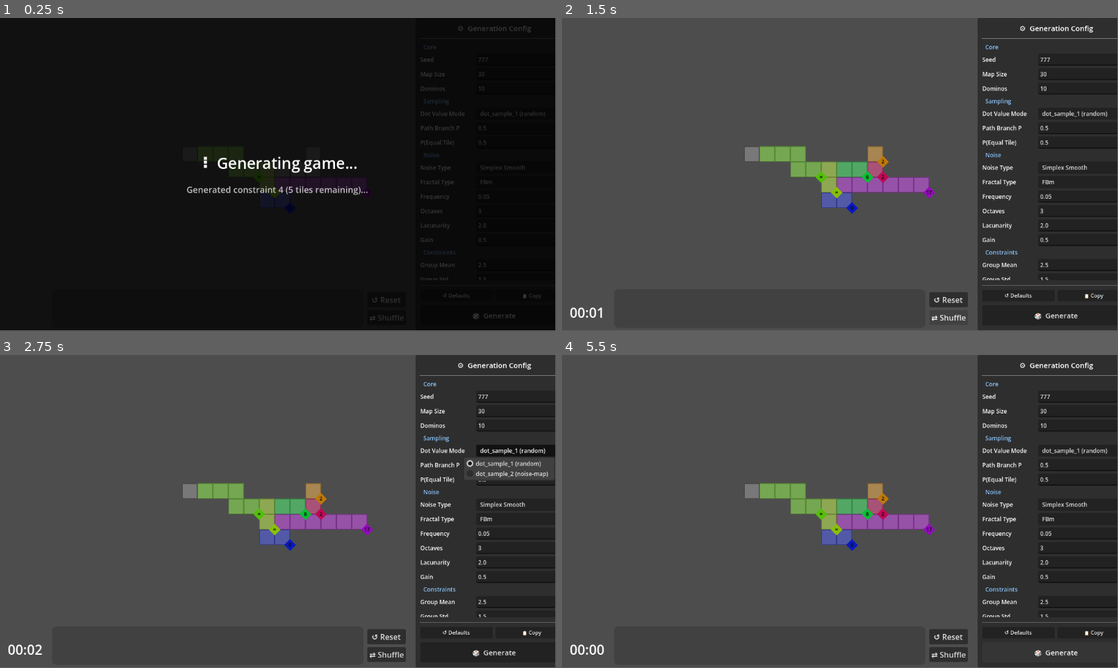
Above: before the commit, frames 1-4 (two rows, left to right).
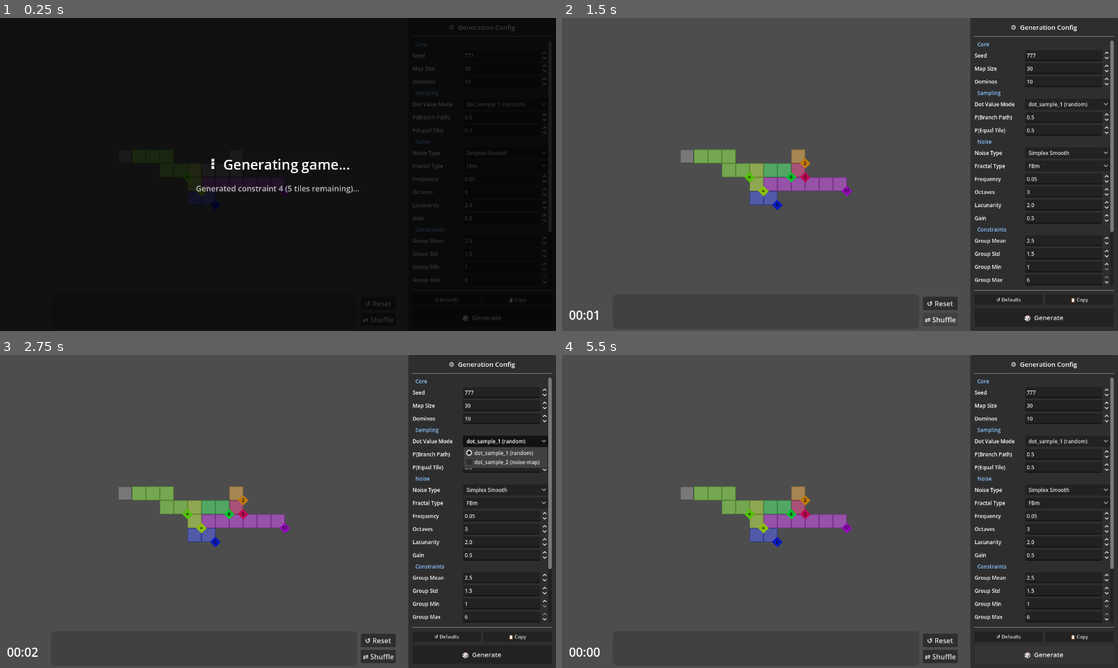
Above: after the commit, the same moments.

Repository: Javen-W/Ritz
Game: Godot game, scene res://game.tscn
Same seed, same stepped clock (60 frames per second), same inputs: the game is played once before the commit and once after it.
Inputs:
- Up to frame 1 (0.25 s): no input
- Up to frame 2 (1.5 s): click "📋 Copy" at 0.5 s; click "⇄ Shuffle" at 1.25 s
- Up to frame 3 (2.75 s): click "dot_sample_1 (random)" at 2 s
- Up to frame 4 (5.5 s): click "Simplex Smooth" at 2.75 s; click "FBm" at 3.5 s; click "↺ Defaults" at 4.25 s; click "🎲 Generate" at 5 s
In our replay, the window is 799x449 before the commit and 800x450 after it. These sizes can differ from the game's own. Grey fills any space a smaller window leaves; there, only what the larger window draws over its background counts as a difference.

The runs differ from the first frame. In frame 1, 2.3% of the frame differs, in the area x 32-99%, y 2-98%; in frame 2, 9.8%; in frame 3, 11%, in the area x 0-100%, y 0-100%; in frame 4, 9.9%.

Commit message:
fix: gen panel cut-off, label renames, camera offset, arrow-key focus conflict
- gen_panel.gd: increase PANEL_WIDTH 290→340 to prevent right-side cut-off
- gen_panel.gd: rename 'Path Branch P'→'P(Branch Path)', 'Skip Prob'→'P(Skip)'
- gen_panel.gd: JSON.stringify sort_keys=false to preserve insertion order
- domino_panel.gd: update GEN_PANEL_WIDTH constant to 340 to match
- project.godot: add display section with viewport 1280x720
- game.gd: offset camera right of centroid by half the gen panel width in
  world space so tiles appear centered in the usable (left) area
- game.gd: suppress arrow-key camera panning when a UI control has keyboard
  focus (gui_get_focus_owner() != null), preventing arrow keys from
  changing spinbox/field values AND moving the camera simultaneously

Co-authored-by: Copilot <223556219+Copilot@users.noreply.github.com>

Diff:
--- a/domino_panel.gd
+++ b/domino_panel.gd
@@ -11,7 +11,7 @@
 const PANEL_HEIGHT: float = 160.0
 const CORNER_RADIUS: float = 20.0
 # Reserve screen space for the always-visible GenPanel on the right
-const GEN_PANEL_WIDTH: float = 290.0
+const GEN_PANEL_WIDTH: float = 340.0
 
 var _bg: Polygon2D
 var _last_bg_width: float = 0.0
--- a/game.gd
+++ b/game.gd
@@ -145,15 +145,21 @@
 
 	await _generate_tiles_async()
 
-	# Refine camera center to the actual centroid of generated tiles
+	# Refine camera center to the actual centroid of generated tiles,
+	# shifted right so the centroid appears centered in the area left of the GenPanel.
 	if grid.size() > 0:
 		var centroid := Vector2.ZERO
 		for tile_pos: Vector2i in grid.keys():
 			centroid += Vector2(tile_pos) * 64.0
 		centroid /= float(grid.size())
-		camera_center = centroid
-		camera2d.global_position = centroid
-		print("Game: Camera centroid → %s" % centroid)
+		var vp_w := get_viewport().get_visible_rect().size.x
+		var gen_panel_w := float(GenPanel.PANEL_WIDTH)
+		# Usable area center is (vp_w - gen_panel_w)/2 from the left edge,
+		# while camera center is vp_w/2 — shift right by the difference.
+		var offset_x := gen_panel_w * 0.5 / camera2d.zoom.x
+		camera_center = centroid + Vector2(offset_x, 0.0)
+		camera2d.global_position = camera_center
+		print("Game: Camera set to %s (centroid %s + panel offset %.0fpx)" % [camera_center, centroid, gen_panel_w * 0.5])
 
 	GameSignalbus.emit_generation_update("Generating constraints...")
 	await get_tree().process_frame
@@ -175,15 +181,16 @@
 
 	var camera_input = Vector2.ZERO
 
-	# Get input
-	if Input.is_action_pressed("ui_up"):
-		camera_input.y -= 1
-	if Input.is_action_pressed("ui_down"):
-		camera_input.y += 1
-	if Input.is_action_pressed("ui_left"):
-		camera_input.x -= 1
-	if Input.is_action_pressed("ui_right"):
-		camera_input.x += 1
+	# Don't pan camera while a UI control (e.g. a gen-panel spinbox) has keyboard focus
+	if get_viewport().gui_get_focus_owner() == null:
+		if Input.is_action_pressed("ui_up"):
+			camera_input.y -= 1
+		if Input.is_action_pressed("ui_down"):
+			camera_input.y += 1
+		if Input.is_action_pressed("ui_left"):
+			camera_input.x -= 1
+		if Input.is_action_pressed("ui_right"):
+			camera_input.x += 1
 
 	# Move camera if input detected
 	if camera_input != Vector2.ZERO:
--- a/gen_panel.gd
+++ b/gen_panel.gd
@@ -1,7 +1,7 @@
 extends CanvasLayer
 class_name GenPanel
 
-const PANEL_WIDTH    := 290
+const PANEL_WIDTH    := 340
 const LABEL_MIN_W    := 110
 const SECTION_COLOR  := Color(0.55, 0.78, 1.0, 1.0)
 const CONTROL_FONT_SIZE := 12
@@ -116,7 +116,7 @@
 
 	_path_branch_spin = _make_spinbox(0.0, 1.0, 0.05)
 	_path_branch_spin.custom_arrow_step = 0.1
-	content.add_child(_row("Path Branch P", _path_branch_spin))
+	content.add_child(_row("P(Branch Path)", _path_branch_spin))
 
 	_p_equal_tile_spin = _make_spinbox(0.0, 1.0, 0.05)
 	_p_equal_tile_spin.custom_arrow_step = 0.1
@@ -176,7 +176,7 @@
 	_grp_max_spin = _make_spinbox(1, 6, 1)
 	content.add_child(_row("Group Max", _grp_max_spin))
 
-	_skip_prob_pair     = _slider_row("Skip Prob",    0.0, 1.0, 0.25); content.add_child(_skip_prob_pair[2])
+	_skip_prob_pair     = _slider_row("P(Skip)",      0.0, 1.0, 0.25); content.add_child(_skip_prob_pair[2])
 	_skip_max_size_spin = _make_spinbox(0, 6, 1)
 	content.add_child(_row("Skip Max Size", _skip_max_size_spin))
 
@@ -386,7 +386,7 @@
 		"prob_less_than":         cfg.prob_less_than,
 		"prob_greater_than":      cfg.prob_greater_than,
 	}
-	DisplayServer.clipboard_set(JSON.stringify(data, "\t"))
+	DisplayServer.clipboard_set(JSON.stringify(data, "\t", false))
 	print("GenPanel: Config copied to clipboard")
 
 func _on_generate_pressed() -> void:
--- a/project.godot
+++ b/project.godot
@@ -23,6 +23,11 @@
 
 GameSignalbus="*res://game_signalbus.gd"
 
+[display]
+
+window/size/viewport_width=1280
+window/size/viewport_height=720
+
 [layer_names]
 
 2d_physics/layer_1="mouse"
